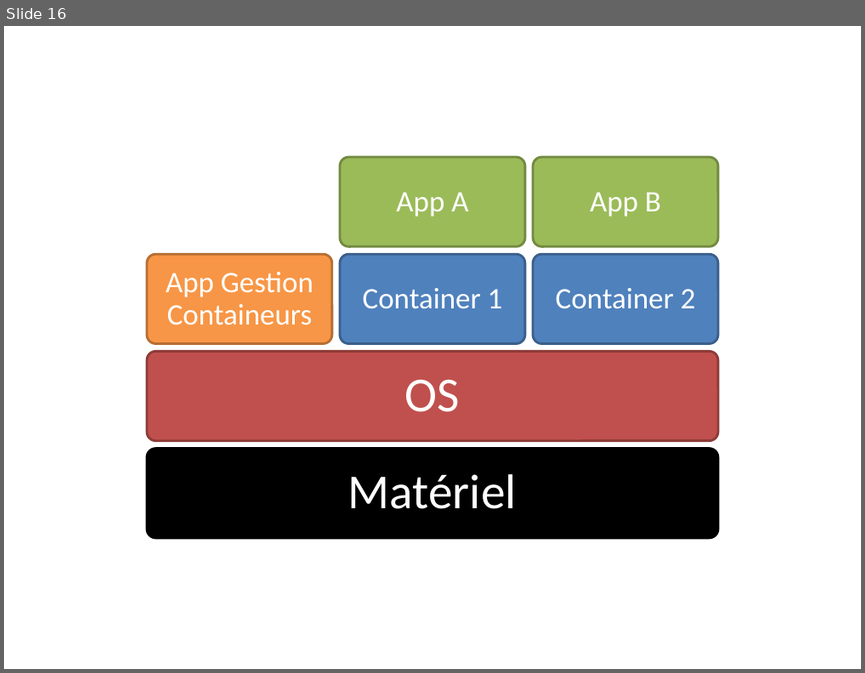
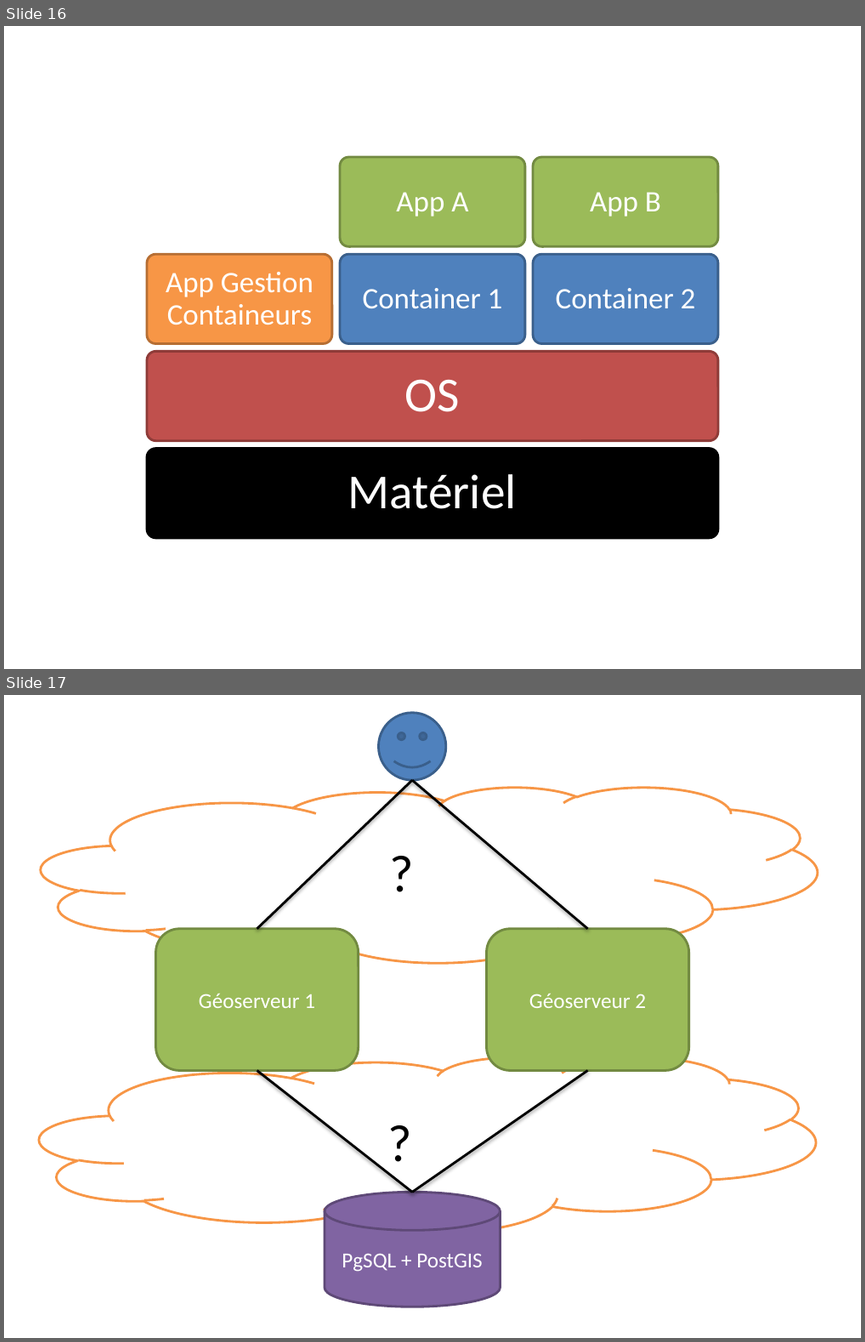
Before and after one commit to dduportal/dduportal.github.io, a slide deck: cours/ensg-asi-2014/src/raws/img_gen.pptx. Shown one above the other, each under a label of ours: slide 16 before the commit, slides 16 and 17 after it. The pictures are 865x673 and 865x1342 pixels, drawn with LibreOffice and Linux fonts; fonts in the diff are those of the drawing. Boxes give left, top, right and bottom in pixels: in the first picture for what was removed or moved away, otherwise in the second. Text is boxed around its words. In the diff, an @@ line names an element or a change of style, - is before the commit and + after.

```diff
--- a/cours/ensg-asi-2014/src/raws/img_gen.pptx
+++ b/cours/ensg-asi-2014/src/raws/img_gen.pptx
@@ slide 17 added at [4, 695, 861, 1338], background #FFFFFF @@
@@ smiley face added at [378, 713, 446, 781], fill #4F81BD, outline #3A5F8C 2 pt @@
@@ cloud added at [41, 787, 817, 962], fill #FFFFFF, outline #F79646 2 pt, 44 pt, text #000000 @@
+?
@@ line added from (412, 780) to (256, 929), #000000 2 pt @@
@@ line added from (412, 780) to (587, 929), #000000 2 pt @@
@@ rounded rectangle added at [155, 929, 358, 1071], fill #9BBB59, outline #738A42 2 pt, 18 pt, text #FFFFFF @@
+Géoserveur 1
@@ rounded rectangle added at [487, 929, 688, 1071], fill #9BBB59, outline #738A42 2 pt, 18 pt, text #FFFFFF @@
+Géoserveur 2
@@ cloud added at [39, 1056, 816, 1232], fill #FFFFFF, outline #F79646 2 pt, 44 pt, text #000000 @@
+?
@@ line added from (256, 1071) to (412, 1192), #000000 2 pt @@
@@ line added from (587, 1071) to (412, 1192), #000000 2 pt @@
@@ cylinder added at [324, 1192, 500, 1307], fill #8064A2, outline #5F4A78 2 pt, 18 pt, text #FFFFFF @@
+PgSQL + PostGIS
```
Also in this commit, not shown: 1 slide changed, 3 other slides added, 1 slide removed, 5 other files.
